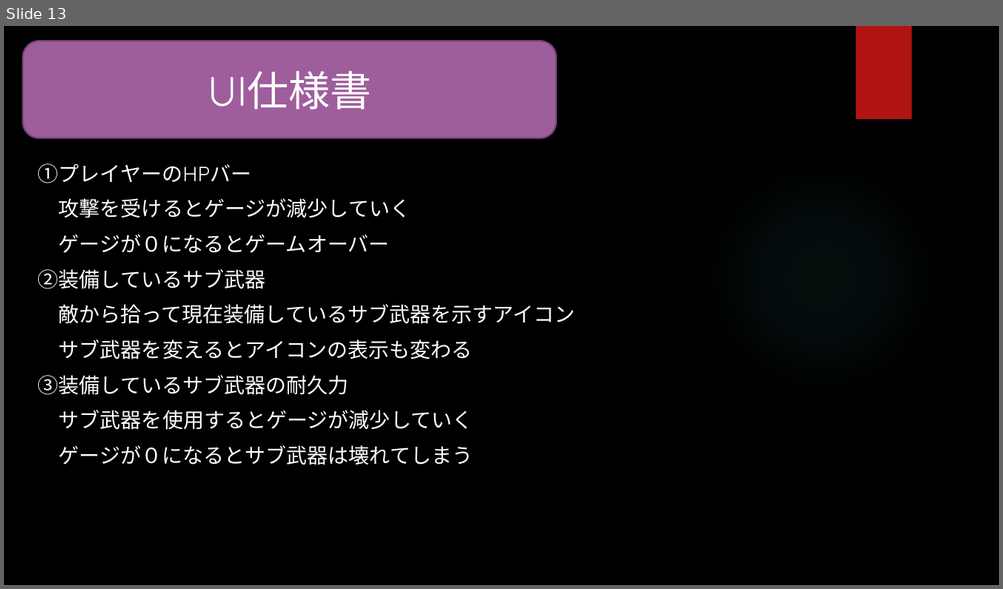
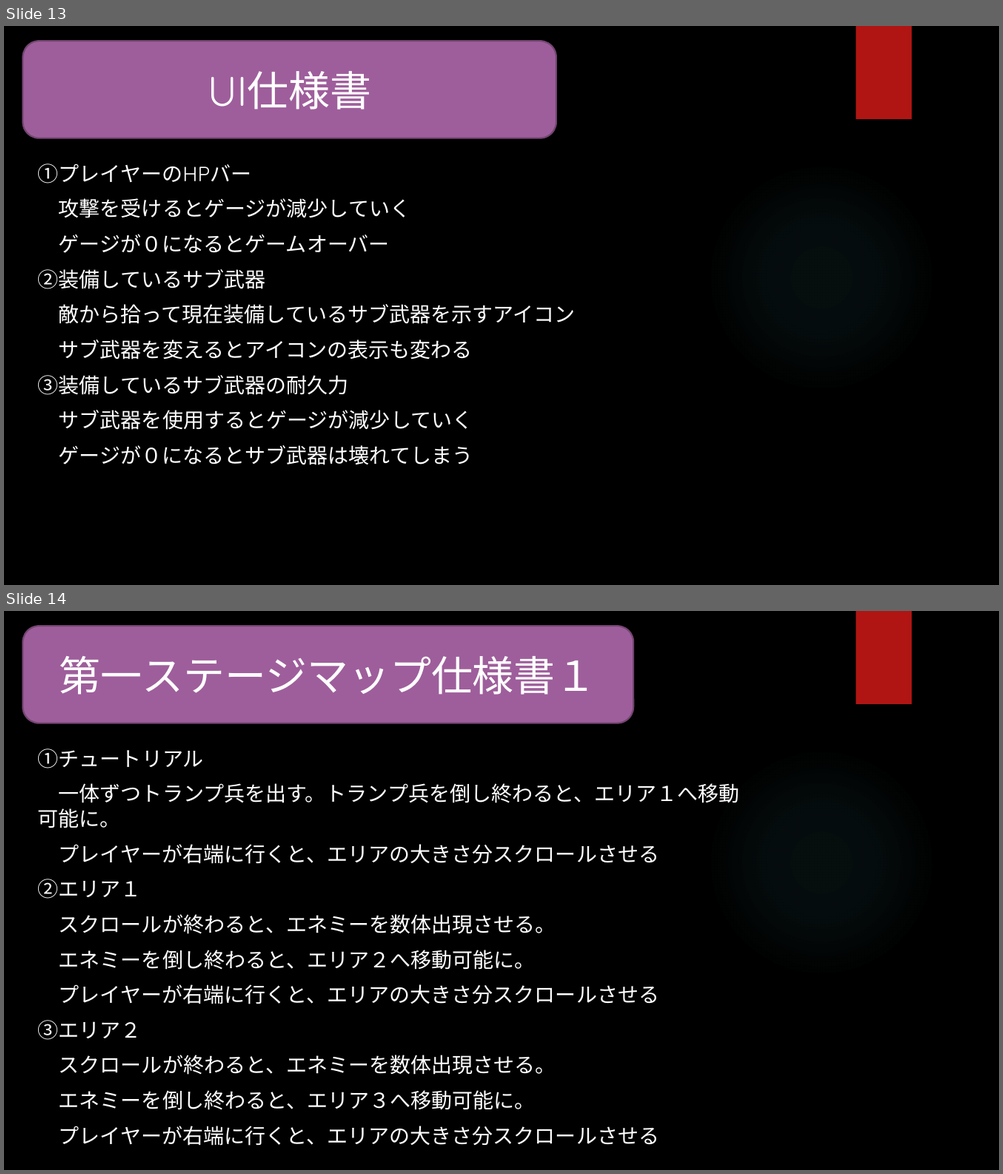
Before and after one commit to GCLUC2019/GameProject, a slide deck: 広島校高松校合同チーム/文書関連/プレゼンテーション1.pptx. Shown one above the other, each under a label of ours: slide 13 before the commit, slides 13 and 14 after it. The pictures are 1003x589 and 1003x1174 pixels, drawn with LibreOffice and Linux fonts; fonts in the diff are those of the drawing; background and template pictures are left out. Boxes give left, top, right and bottom in pixels: in the first picture for what was removed or moved away, otherwise in the second. Text is boxed around its words. In the diff, an @@ line names an element or a change of style, - is before the commit and + after.

```diff
--- a/広島校高松校合同チーム/文書関連/プレゼンテーション1.pptx
+++ b/広島校高松校合同チーム/文書関連/プレゼンテーション1.pptx
@@ slide 14 added at <box>4,611,999,1170</box>, background picture (left out); not listed: 2 template elements that a slide beside it also shows @@
@@ rounded rectangle added at <box>22,626,633,723</box>, fill #9E5E9B, outline #754673 1.5 pt, 40 pt, text #FFFFFF @@
+第一ステージマップ仕様書１
@@ text added at <box>38,749,740,1146</box>, 20 pt, text #FFFFFF @@
+①チュートリアル
+一体ずつトランプ兵を出す。トランプ兵を倒し終わると、エリア１へ移動可能に。
+プレイヤーが右端に行くと、エリアの大きさ分スクロールさせる
+②エリア１
+スクロールが終わると、エネミーを数体出現させる。
+エネミーを倒し終わると、エリア２へ移動可能に。
+プレイヤーが右端に行くと、エリアの大きさ分スクロールさせる
+③エリア２
+スクロールが終わると、エネミーを数体出現させる。
+エネミーを倒し終わると、エリア３へ移動可能に。
+プレイヤーが右端に行くと、エリアの大きさ分スクロールさせる
```
Also in this commit, not shown: 1 other slide added.
